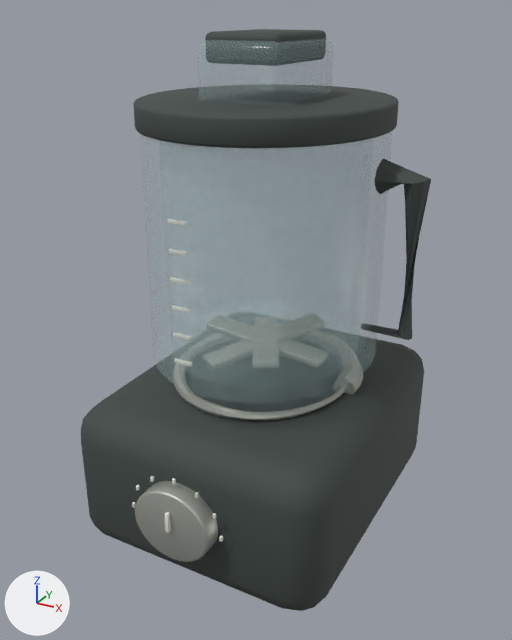
The Blender file assets-source/blender/food-processor.blend: old version first, new version second.
One viewpoint serves both versions: a camera (50 mm lens) standing at (0.26, -0.497, 0.435) and looking at (-0.007, -0.012, 0.193). Every picture has the same lights, and +X, +Y and +Z are marked at lower left. The picture after the commit comes second.

The first picture shows 'control_bezel', 'feed_chute', 'feed_pusher', 'jug_locking_collar', 'loop_jug_handle', 'motor_housing', 'open_processing_jug', 'sealed_jug_lid' and 1 more.
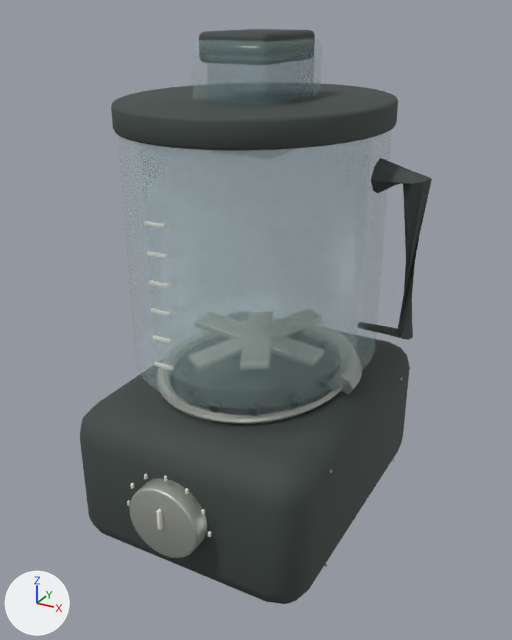
The edits, one by one:
Material 'tinted-appliance-glazing' (mat_tinted_appliance_glazing) is new.
Its base color is (0.12, 0.22, 0.26) (cyan #61818b).
Its metallic is 0.05.
Its roughness is 0.18.
Its alpha is 0.24.
me_cube_001 is used by ob_motor_housing; location (0.0, 0.0, 0.0).
me_cube_001 had 96 vertices, 98 faces and spanned x -0.125..0.108, y -0.131..0.15, z 0.0..0.132.
me_cube_001 now has 96 vertices, 98 faces and spans x -0.125..0.092, y -0.131..0.15, z 0.0..0.132.
me_cube_001 part 1: the whole mesh is scaled about its middle by (0.935, 1, 1), then moved by (-0.008, 0.0, 0.0).
me_cone is used by ob_control_bezel; location (0.0, 0.0, 0.0).
me_cone had 192 vertices, 162 faces and spanned x -0.0429..0.0256, y -0.1465..-0.1289, z 0.0386..0.1013.
me_cone now has 192 vertices, 162 faces and spans x -0.0483..0.0157, y -0.1465..-0.1289, z 0.0386..0.1013.
me_cone part 2: the whole mesh is scaled about its middle by (0.935, 1, 1), then moved by (-0.0076, 0.0, 0.0).
me_cone_001 is used by ob_sealed_jug_lid; location (0.0, 0.0, 0.0).
me_cone_001 had 288 vertices, 242 faces and spanned x -0.108..0.091, y -0.099..0.118, z 0.352..0.372.
me_cone_001 now has 288 vertices, 242 faces and spans x -0.123..0.088, y -0.113..0.135, z 0.352..0.372.
me_cone_001 part 3: the whole mesh is scaled about its middle by (1.07, 1.14, 1), then moved by (-0.009, 0.001, 0.0).
me_cube_012 is used by ob_feed_chute; location (0.0, 0.0, 0.0).
me_cube_012 had 96 vertices, 98 faces and spanned x -0.0448..0.0275, y -0.0395..0.0588, z 0.366..0.4154.
me_cube_012 now has 96 vertices, 98 faces and spans x -0.05..0.0175, y -0.0395..0.0588, z 0.366..0.4154.
me_cube_012 part 4: the whole mesh is scaled about its middle by (0.935, 1, 1), then moved by (-0.0076, 0.0, 0.0).
me_cube_013 is used by ob_feed_pusher; location (0.0, 0.0, 0.0).
me_cube_013 had 96 vertices, 98 faces and spanned x -0.0394..0.0221, y -0.0325..0.0518, z 0.3985..0.42.
me_cube_013 now has 96 vertices, 98 faces and spans x -0.045..0.0125, y -0.0325..0.0518, z 0.3985..0.42.
me_cube_013 part 5: the whole mesh is scaled about its middle by (0.935, 1, 1), then moved by (-0.0076, 0.0, 0.0).
me_open_processing_jug is used by ob_open_processing_jug; location (0.0, 0.0, 0.0).
me_open_processing_jug had 336 vertices, 288 faces and spanned x -0.105..0.088, y -0.096..0.115, z 0.123..0.362.
me_open_processing_jug now has 336 vertices, 288 faces and spans x -0.12..0.085, y -0.109..0.131, z 0.123..0.362.
me_open_processing_jug part 6: the whole mesh is scaled about its middle by (1.07, 1.14, 1), then moved by (-0.009, 0.001, 0.0).
me_jug_locking_collar is used by ob_jug_locking_collar; location (0.0, 0.0, 0.0).
me_jug_locking_collar had 392 vertices, 386 faces and spanned x -0.091..0.078, y -0.078..0.102, z 0.126..0.146.
me_jug_locking_collar now has 392 vertices, 386 faces and spans x -0.105..0.075, y -0.089..0.116, z 0.126..0.146.
me_jug_locking_collar part 7: the whole mesh is scaled about its middle by (1.07, 1.14, 1), then moved by (-0.009, 0.002, 0.0).
Mesh me_cube_069 is new.
It has 96 vertices, 98 faces and spans x -0.0362..0.0199, y -0.036..0.036, z 0.3339..0.4053.
It uses material mat_tinted_appliance_glazing (cyan #61818b).
Object 'Nested feed chute' (ob_nested_feed_chute) is new; it shows me_cube_069.
Its location is (0.0, 0.0, 0.0).

Location of each change, [x1, y1, x2, y2] in pixels of the pictures (512 x 640 px):
'open_processing_jug', moved, rescaled (8% wider)
    before: [139, 131, 393, 416]
    after: [118, 129, 392, 419]
'motor_housing', rescaled
    before: [81, 339, 424, 611]
    after: [80, 339, 410, 604]
'sealed_jug_lid', moved, rescaled (8% wider, 8% taller)
    before: [133, 86, 399, 148]
    after: [111, 84, 398, 151]
'feed_chute', moved, rescaled
    before: [197, 38, 333, 107]
    after: [191, 38, 322, 106]
'control_bezel', moved, rescaled (7% narrower)
    before: [135, 481, 218, 562]
    after: [130, 478, 207, 558]
'Nested feed chute', added
    after: [265, 52, 314, 106]
'jug_locking_collar', moved, rescaled (7% wider, 15% taller)
    before: [175, 374, 363, 420]
    after: [160, 371, 362, 424]
'feed_pusher', moved, rescaled
    before: [205, 29, 326, 42]
    after: [199, 29, 315, 42]
